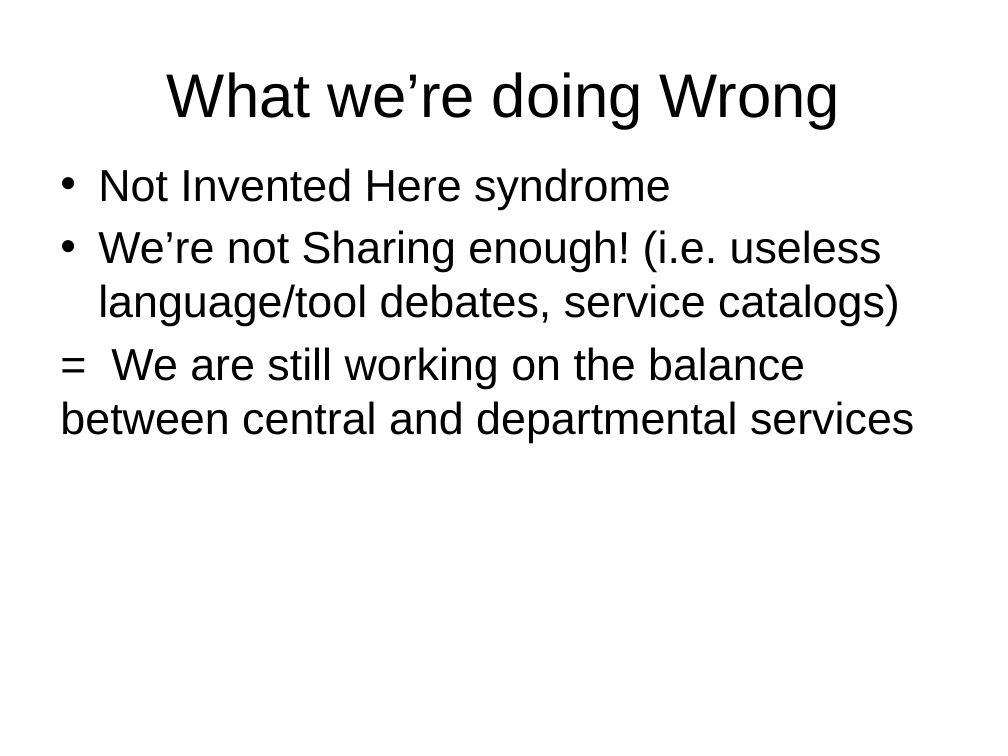
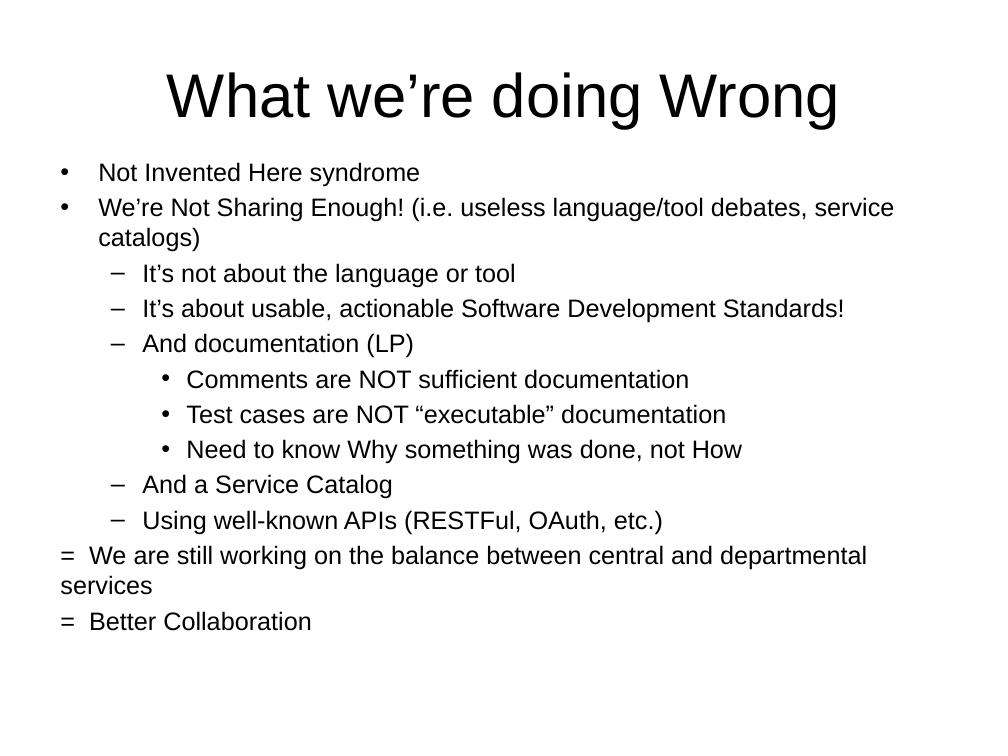
Before and after one commit to acgetchell/Presentations, a slide deck: slide 11 of TIF-Ignite.pptx. Drawn at 1008x756 pixels with LibreOffice and Linux fonts; fonts in the diff are those of the drawing; background and template pictures are left out. Boxes give left, top, right and bottom in pixels: in the first picture for what was removed or moved away, otherwise in the second. Text is boxed around its words. In the diff, an @@ line names an element or a change of style, - is before the commit and + after.

```diff
--- a/TIF-Ignite.pptx
+++ b/TIF-Ignite.pptx
@@ text at box(60, 162, 867, 595): size 32 to 18 pt in "Not Invented Here syndrome", "= We are still working on the ..."; less space between paragraphs @@
@@ text at box(98, 197, 895, 534): text changed; size 32 to 18 pt @@
-• We’re not Sharing enough! (i.e. useless language/tool debates, service catalogs)
+• We’re Not Sharing Enough! (i.e. useless language/tool debates, service catalogs)
+  – It’s not about the language or tool
+  – It’s about usable, actionable Software Development Standards!
+  – And documentation (LP)
+    • Comments are NOT sufficient documentation
+    • Test cases are NOT “executable” documentation
+    • Need to know Why something was done, not How
+  – And a Service Catalog
+  – Using well-known APIs (RESTFul, OAuth, etc.)
@@ text at box(89, 611, 311, 631): paragraph added @@
+= Better Collaboration
```
Also in this commit, not shown: 3 other slides changed, 1 other file.
